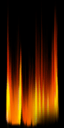
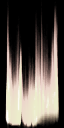
Two versions of the same layered image (64×128). Layer-by-layer changes:
added layer "背景 副本 2" above "图层 1" over [left=5, top=2, right=59, bottom=128]
added layer "图层 1" above "背景" over [left=5, top=2, right=59, bottom=128]
added layer "背景" over [left=5, top=2, right=59, bottom=128]
